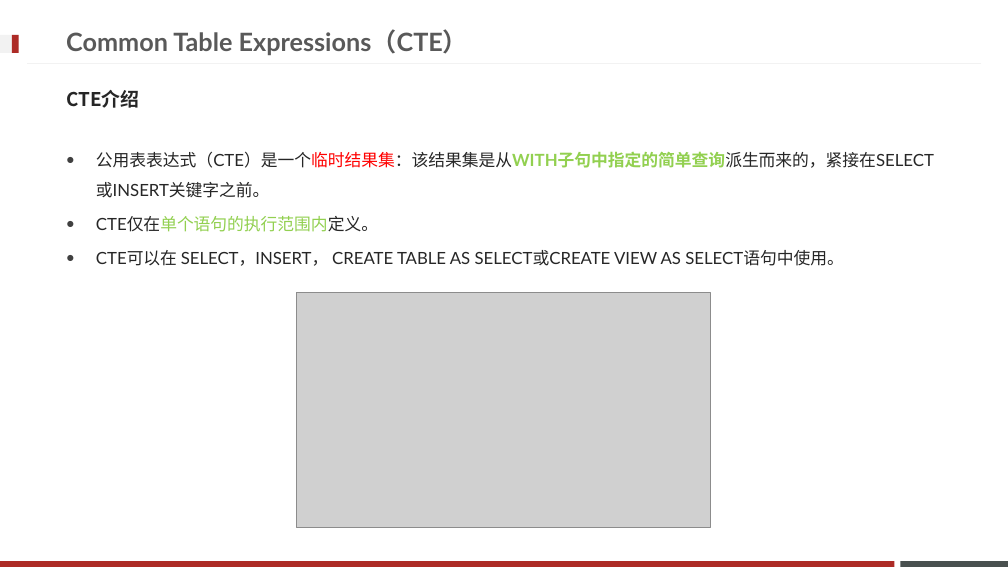
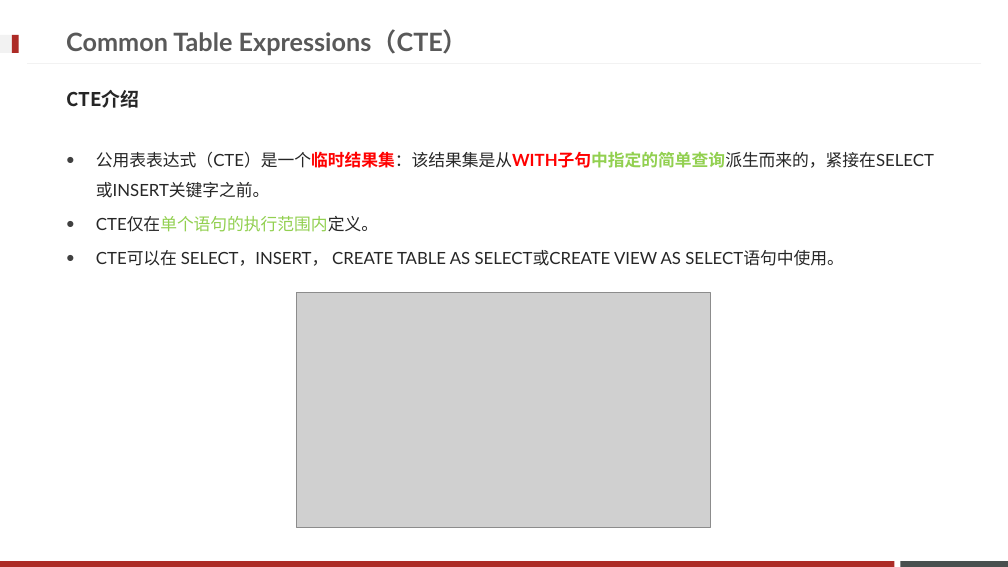
Before and after one commit to Legolas9999/big_data, a slide deck: slide 37 of Hadoop/大数据离线阶段--07.pptx. Drawn at 1008x567 pixels with LibreOffice and Linux fonts; fonts in the diff are those of the drawing; grey boxes stand for pictures; background and template pictures are left out. Boxes give left, top, right and bottom in pixels: in the first picture for what was removed or moved away, otherwise in the second. Text is boxed around its words. In the diff, an @@ line names an element or a change of style, - is before the commit and + after.

```diff
--- a/Hadoop/大数据离线阶段--07.pptx
+++ b/Hadoop/大数据离线阶段--07.pptx
@@ text at [96, 151, 934, 198]: text colour #92D050 to #FF0000, bold on in "公用表表达式（CTE）是一个临时结果集：该结果集是从WITH子句中指定的简单查询派生而来的，紧接在SELECT或INSE ..." @@
```
Also in this commit, not shown: 11 other slides changed.
